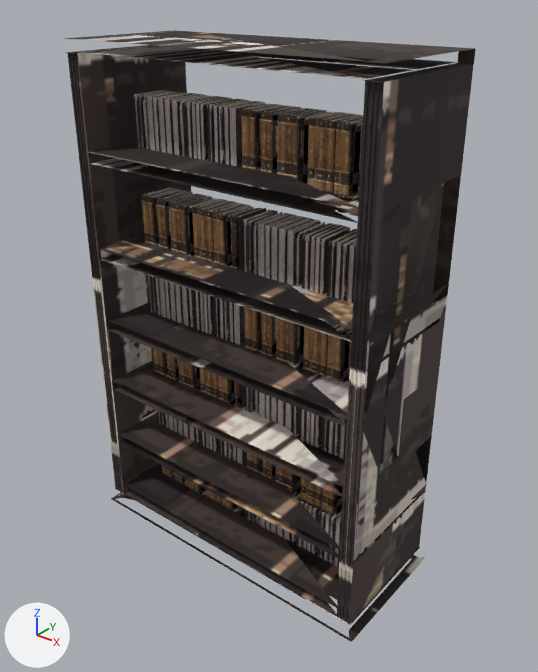
Two versions of the glTF model public/models/items/bookshelf.glb, one commit apart.
Both versions are drawn from a 50 mm camera at (1.351, -1.634, 1.789) aimed at (0.039, 0.006, 0.772). The lights are fixed; the arrows at lower left show +X, +Y and +Z. The first picture is the older version. Where no turn or scale is listed for an object, it has been applied to the vertices. Vertices at exactly the same position are counted once.
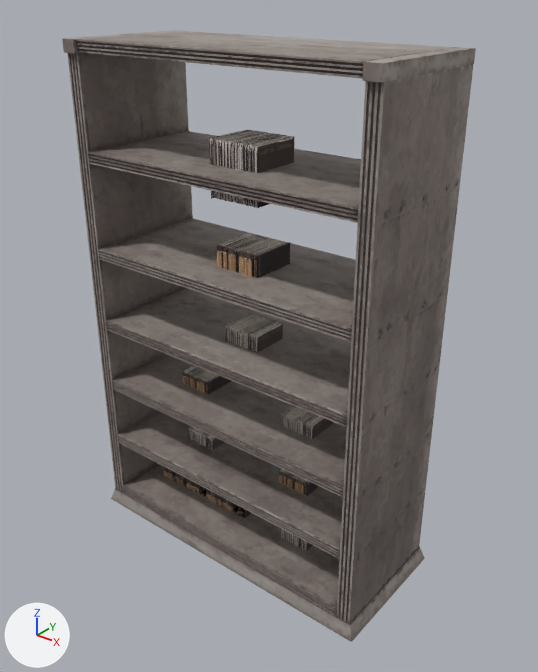
ob_wooden_bookshelf_worn is not drawn itself; it is the parent of ob_mesh.

Where the change shows, as pixel boxes [x1, y1, x2, y2] in the pictures (538 x 672 px; the box of a moved part takes in the faces that stretch with it):
'body_q', added: after [62, 30, 476, 642]
'mesh', no longer drawn: before [64, 30, 476, 642]
'mesh.012', deleted: before [241, 104, 363, 201]
'mesh.008', reshaped, moved, rescaled: before [244, 307, 352, 385]; after [209, 130, 294, 208]
'mesh.010', deleted: before [242, 209, 357, 303]
'mesh.011', deleted: before [133, 90, 265, 166]
'mesh.009', deleted: before [141, 187, 266, 269]
'mesh.007', moved, rescaled: before [147, 275, 245, 345]; after [217, 233, 290, 278]
'mesh.006', moved, rescaled: before [245, 386, 347, 460]; after [225, 313, 283, 353]
'mesh.005', moved, rescaled: before [153, 349, 245, 408]; after [281, 405, 334, 439]
'mesh.004', moved, rescaled: before [247, 452, 343, 520]; after [182, 365, 232, 394]
'mesh.002', moved, rescaled: before [247, 493, 342, 568]; after [188, 426, 224, 450]
'mesh.003', moved, rescaled: before [157, 410, 247, 465]; after [279, 469, 319, 496]
'mesh.001', moved, rescaled: before [162, 466, 247, 517]; after [279, 527, 313, 552]
'mesh_q', added: after [163, 466, 251, 518]
part 1 of me_mesh_001, moved or reshaped: before [162, 466, 247, 517]; after [163, 130, 334, 552]

The change, as a list of edits to the scene's bpy script:
```text
Change me_mesh_001:
    used by ob_mesh_001; parent = ob_books0_0; location = (0.0, 0.0, 0.0)
    remove me_mesh_001.from_pydata(...)  # 470 vertices, 1400 faces; spans x -3.48..3.48, y -1.04..1.04, z 0.0..3.0
    add me_mesh_001.from_pydata(...)  # 470 vertices, 1400 faces; spans x -1.0..1.0, y -1.0..1.0, z -1.0..1.0
    me_mesh_001 part 1: the whole mesh is scaled about its middle by (0.287, 0.963, 0.667), then moved by (0.0, 0.0, -1.5)
Change ob_wooden_bookshelf_worn:
    ob_wooden_bookshelf_worn.scale: (1.0, 1.0, 1.0) -> (12.6, 12.6, 12.6)
Change ob_mesh:
    ob_mesh: bpy.data.objects.new('mesh', me_mesh) -> bpy.data.objects.new('mesh', None)
    ob_mesh.parent: ob_wooden_bookshelf_worn -> ob_book_encyclopedia_set_01
Change ob_mesh_001:
    ob_mesh_001.parent: ob_books0_0 -> ob_book_encyclopedia_set_01_001
Change ob_mesh_002:
    ob_mesh_002.parent: ob_books0_1 -> ob_book_encyclopedia_set_01_002
Change ob_mesh_003:
    ob_mesh_003.parent: ob_books1_0 -> ob_book_encyclopedia_set_01_003
Change ob_mesh_004:
    ob_mesh_004.parent: ob_books1_1 -> ob_book_encyclopedia_set_01_004
Change ob_mesh_005:
    ob_mesh_005.parent: ob_books2_0 -> ob_book_encyclopedia_set_01_005
Change ob_mesh_006:
    ob_mesh_006.parent: ob_books2_1 -> ob_book_encyclopedia_set_01_006
Change ob_mesh_007:
    ob_mesh_007: bpy.data.objects.new('mesh.007', me_mesh_007) -> bpy.data.objects.new('mesh.007', me_mesh_001)
    ob_mesh_007.parent: ob_books3_0 -> ob_book_encyclopedia_set_01_007
Change ob_mesh_008:
    ob_mesh_008: bpy.data.objects.new('mesh.008', me_mesh_008) -> bpy.data.objects.new('mesh.008', me_mesh_001)
    ob_mesh_008.parent: ob_books3_1 -> ob_book_encyclopedia_set_01_008
Remove ob_mesh_009:
    ob_mesh_009 = bpy.data.objects.new('mesh.009', me_mesh_009)
Remove ob_mesh_010:
    ob_mesh_010 = bpy.data.objects.new('mesh.010', me_mesh_010)
Remove ob_mesh_011:
    ob_mesh_011 = bpy.data.objects.new('mesh.011', me_mesh_011)
Remove ob_mesh_012:
    ob_mesh_012 = bpy.data.objects.new('mesh.012', me_mesh_012)
Add ob_book_encyclopedia_set_01_008:
    ob_book_encyclopedia_set_01_008 = bpy.data.objects.new('book_encyclopedia_set_01.008', None)
    ob_book_encyclopedia_set_01_008.parent = ob_bookshelf
    ob_book_encyclopedia_set_01_008.location = (0.0, -0.3, 20.74)
    ob_book_encyclopedia_set_01_008.rotation_euler = (0.0, 0.0, 3.142)  # degrees (0, 0, 180)
    ob_book_encyclopedia_set_01_008.scale = (1.37, 1.37, 1.37)
Add ob_book_encyclopedia_set_01_007:
    ob_book_encyclopedia_set_01_007 = bpy.data.objects.new('book_encyclopedia_set_01.007', None)
    ob_book_encyclopedia_set_01_007.parent = ob_bookshelf
    ob_book_encyclopedia_set_01_007.location = (0.0, -0.3, 15.93)
    ob_book_encyclopedia_set_01_007.scale = (1.25, 1.25, 1.25)
Add ob_book_encyclopedia_set_01_006:
    ob_book_encyclopedia_set_01_006 = bpy.data.objects.new('book_encyclopedia_set_01.006', None)
    ob_book_encyclopedia_set_01_006.parent = ob_bookshelf
    ob_book_encyclopedia_set_01_006.location = (0.0, -0.3, 11.93)
    ob_book_encyclopedia_set_01_006.rotation_euler = (0.0, 0.0, 3.142)  # degrees (0, 0, 180)
    ob_book_encyclopedia_set_01_006.scale = (1.04, 1.04, 1.04)
Add ob_book_encyclopedia_set_01_005:
    ob_book_encyclopedia_set_01_005 = bpy.data.objects.new('book_encyclopedia_set_01.005', None)
    ob_book_encyclopedia_set_01_005.parent = ob_bookshelf
    ob_book_encyclopedia_set_01_005.location = (3.403, -0.3, 8.239)
    ob_book_encyclopedia_set_01_005.rotation_euler = (0.0, 0.0, 3.142)  # degrees (0, 0, 180)
    ob_book_encyclopedia_set_01_005.scale = (0.959, 0.959, 0.959)
Add ob_book_encyclopedia_set_01_004:
    ob_book_encyclopedia_set_01_004 = bpy.data.objects.new('book_encyclopedia_set_01.004', None)
    ob_book_encyclopedia_set_01_004.parent = ob_bookshelf
    ob_book_encyclopedia_set_01_004.location = (-3.403, -0.3, 8.239)
    ob_book_encyclopedia_set_01_004.scale = (0.959, 0.959, 0.959)
Add ob_book_encyclopedia_set_01_003:
    ob_book_encyclopedia_set_01_003 = bpy.data.objects.new('book_encyclopedia_set_01.003', None)
    ob_book_encyclopedia_set_01_003.parent = ob_bookshelf
    ob_book_encyclopedia_set_01_003.location = (3.231, -0.3, 4.737)
    ob_book_encyclopedia_set_01_003.scale = (0.91, 0.91, 0.91)
Add ob_book_encyclopedia_set_01_002:
    ob_book_encyclopedia_set_01_002 = bpy.data.objects.new('book_encyclopedia_set_01.002', None)
    ob_book_encyclopedia_set_01_002.parent = ob_bookshelf
    ob_book_encyclopedia_set_01_002.location = (-3.231, -0.3, 4.737)
    ob_book_encyclopedia_set_01_002.rotation_euler = (0.0, 0.0, 3.142)  # degrees (0, 0, 180)
    ob_book_encyclopedia_set_01_002.scale = (0.91, 0.91, 0.91)
Add ob_book_encyclopedia_set_01_001:
    ob_book_encyclopedia_set_01_001 = bpy.data.objects.new('book_encyclopedia_set_01.001', None)
    ob_book_encyclopedia_set_01_001.parent = ob_bookshelf
    ob_book_encyclopedia_set_01_001.location = (3.266, -0.3, 1.198)
    ob_book_encyclopedia_set_01_001.rotation_euler = (0.0, 0.0, 3.142)  # degrees (0, 0, 180)
    ob_book_encyclopedia_set_01_001.scale = (0.92, 0.92, 0.92)
Add ob_book_encyclopedia_set_01:
    ob_book_encyclopedia_set_01 = bpy.data.objects.new('book_encyclopedia_set_01', None)
    ob_book_encyclopedia_set_01.parent = ob_bookshelf
    ob_book_encyclopedia_set_01.location = (-3.266, -0.3, 1.198)
    ob_book_encyclopedia_set_01.scale = (0.92, 0.92, 0.92)
Add ob_mesh_q:
    ob_mesh_q = bpy.data.objects.new('mesh_q', me_mesh_001)
    ob_mesh_q.parent = ob_mesh
    ob_mesh_q.location = (0.0, 0.0, 1.5)
    ob_mesh_q.scale = (3.48, 1.04, 1.5)
Add ob_body_q:
    ob_body_q = bpy.data.objects.new('body_q', me_body)  # 3700 vertices, 5955 faces; spans x -0.54..0.54, y -0.23..0.23, z -0.81..0.81; in mat_wooden_bookshelf_worn_body (picture img_wooden_bookshelf_worn_body)
    ob_body_q.location = (0.0, 0.0, 0.812)
```
